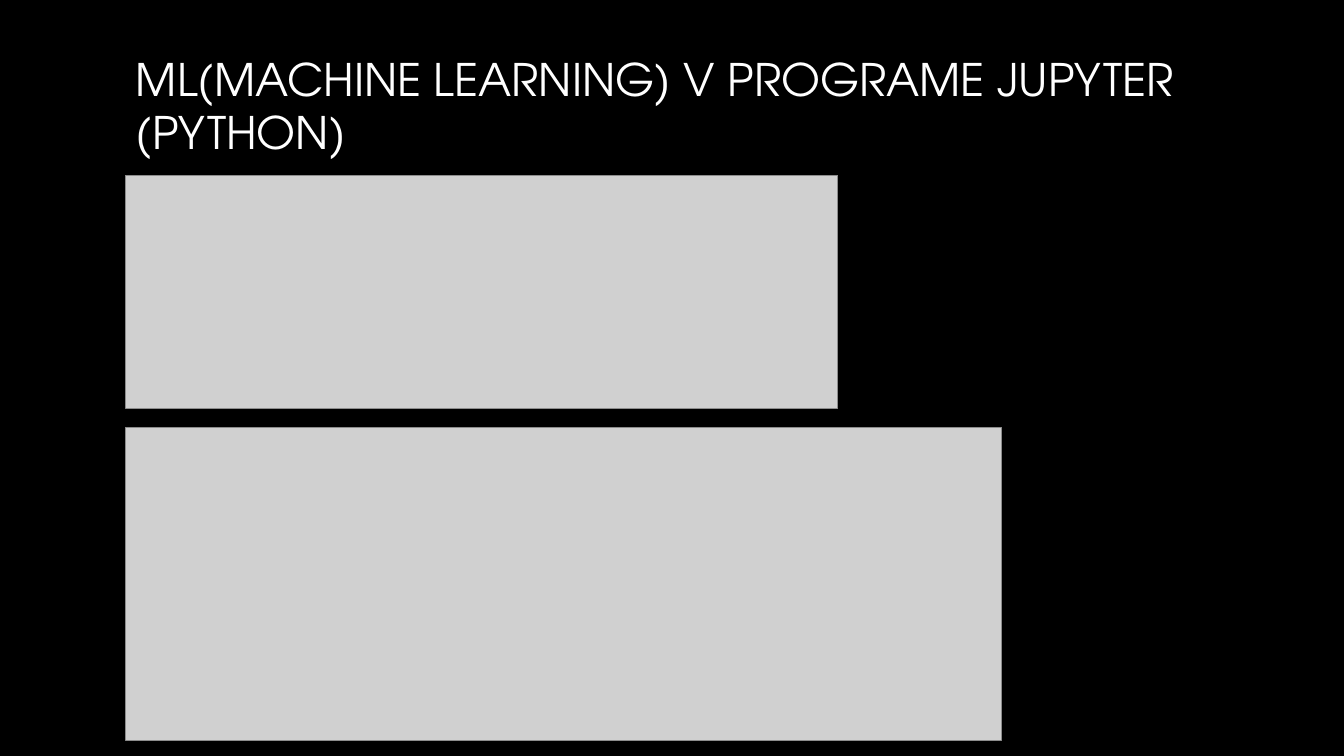
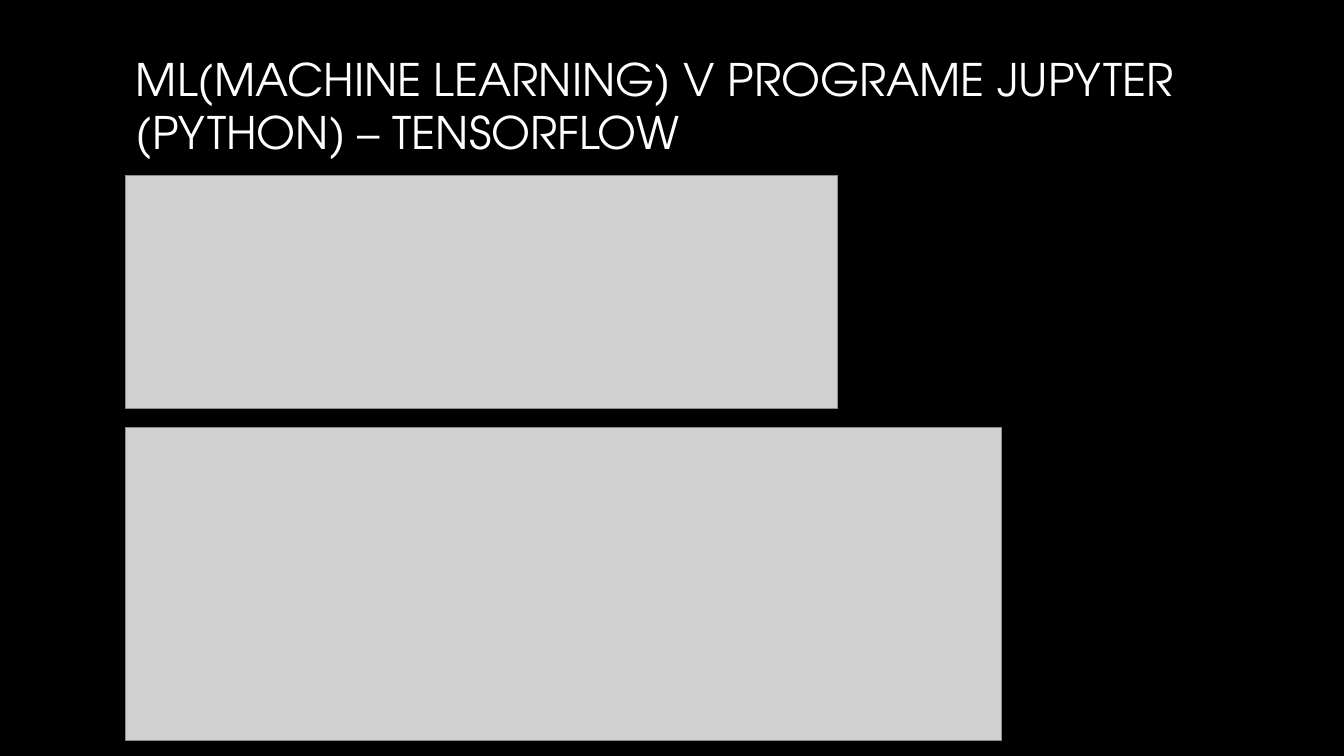
Before and after one commit to MatusVas/Vas_NS2019, a slide deck: slide 6 of Zoo Animal Classification.pptx (slide 4 before the commit). Drawn at 1344x756 pixels with LibreOffice and Linux fonts; fonts in the diff are those of the drawing; grey boxes stand for pictures; background and template pictures are left out. Boxes give left, top, right and bottom in pixels: in the first picture for what was removed or moved away, otherwise in the second. Text is boxed around its words. In the diff, an @@ line names an element or a change of style, - is before the commit and + after.

```diff
--- a/Zoo Animal Classification.pptx
+++ b/Zoo Animal Classification.pptx
@@ title at bbox=[136, 62, 1173, 159]: text changed @@
-ML(MACHINE LEARNING) V PROGRAME JUPYTER (PYTHON)
+ML(MACHINE LEARNING) V PROGRAME JUPYTER (PYTHON) – TENSORFLOW
```
Also in this commit, not shown: 11 other slides changed, 3 slides added, 1 slide removed.
